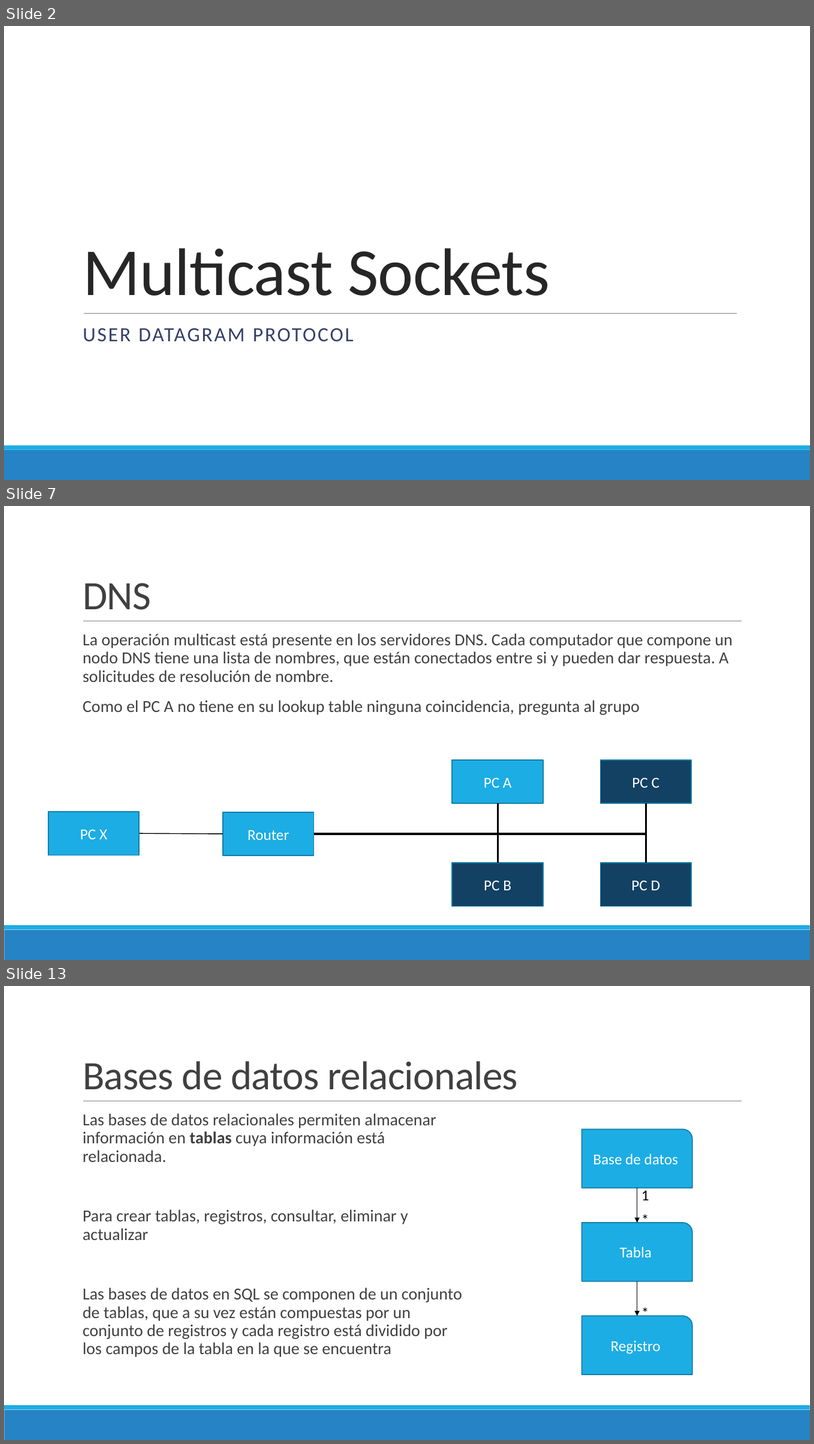
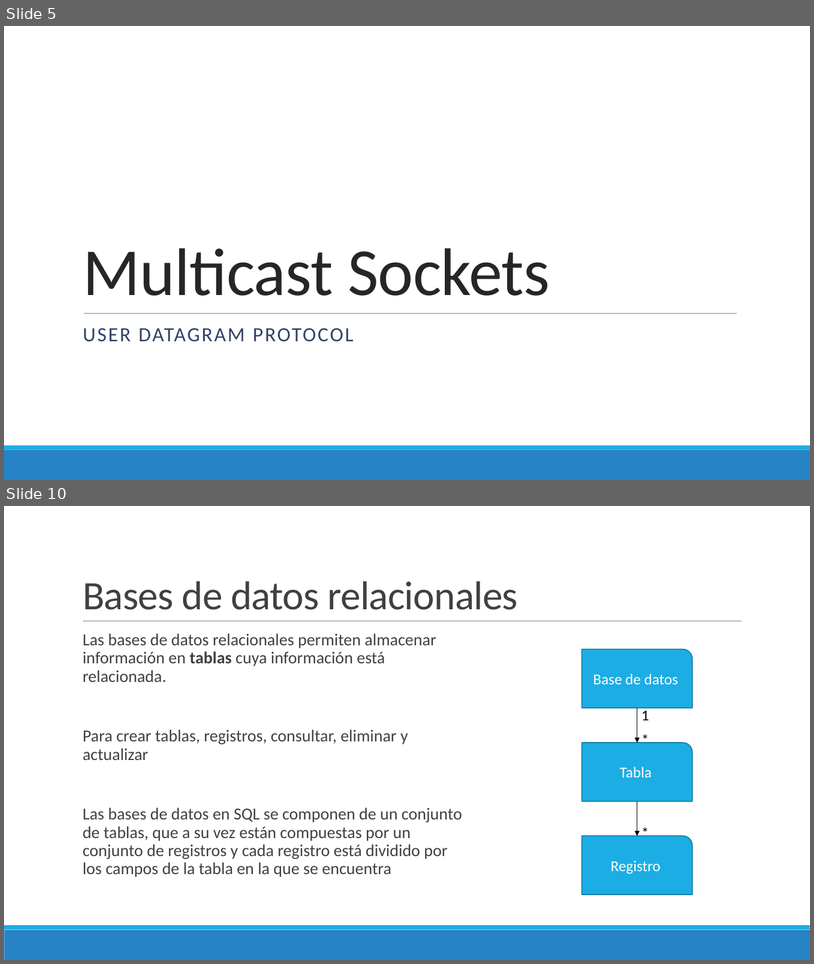
Before and after one commit to Domiciano/PrograRed201, a slide deck: Semana 9/Presentación.pptx. Shown one above the other, each under a label of ours: slides 2, 7 and 13 before the commit, slides 5 and 10 after it; the slides between them are not shown. The pictures are 814x1444 and 814x964 pixels, drawn with LibreOffice and Linux fonts; fonts in the diff are those of the drawing. Boxes give left, top, right and bottom in pixels: in the first picture for what was removed or moved away, otherwise in the second. Text is boxed around its words. In the diff, an @@ line names an element or a change of style, - is before the commit and + after.

```diff
--- a/Semana 9/Presentación.pptx
+++ b/Semana 9/Presentación.pptx
@@ slide 7 removed at box(4, 506, 810, 960), background #FFFFFF; not listed: 3 template elements that a slide beside it also shows @@
@@ title removed at box(83, 583, 151, 610) @@
-DNS
@@ text removed at box(83, 633, 732, 715) @@
-  La operación multicast está presente en los servidores DNS. Cada computador que compone un nodo DNS tiene una lista de nombres, que están conectados entre si y pueden dar respuesta. A solicitudes de resolución de nombre.
-  Como el PC A no tiene en su lookup table ninguna coincidencia, pregunta al grupo
@@ rectangle removed at box(452, 760, 543, 804) @@
-PC A
@@ rectangle removed at box(601, 760, 692, 804) @@
-PC C
@@ rectangle removed at box(48, 811, 140, 855) @@
-PC X
@@ elbow line removed from (314, 834) to (498, 803) @@
@@ elbow line removed from (314, 834) to (647, 803) @@
@@ rectangle removed at box(223, 812, 314, 856) @@
-Router
@@ line removed from (223, 834) to (139, 833) @@
@@ elbow line removed from (314, 834) to (498, 862) @@
@@ elbow line removed from (314, 834) to (647, 862) @@
@@ rectangle removed at box(452, 862, 543, 906) @@
-PC B
@@ rectangle removed at box(601, 862, 692, 906) @@
-PC D
@@ what was slide 2 is now slide 5 @@
@@ what was slide 13 is now slide 10 @@
```
Also in this commit, not shown: 6 slides changed, 5 slides added, 7 other slides removed.
